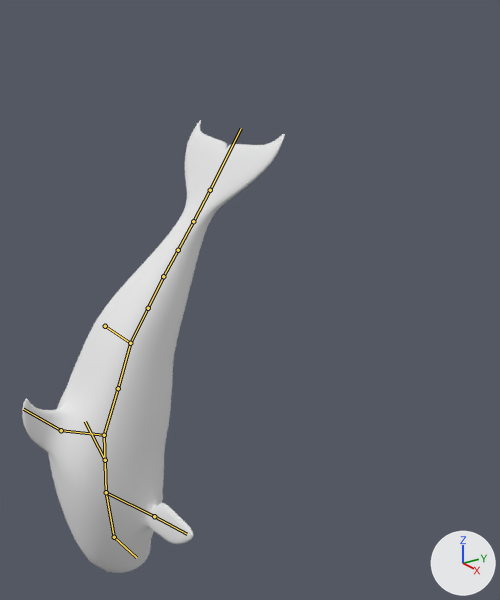
An edit to the Blender file Models/シャチ.blend, drawn before and after from the same camera.
Camera for both pictures: a camera (50 mm lens) standing at (16.96, -13.03, 9.59) and looking at (-0.03, -1.43, 2.07). Arrows for +X, +Y and +Z are at lower right; the lights stay in place. Both versions are drawn at frame 40 of the action 'Jump'; the numbers are the values there. The bones that bend it are drawn over the model as lines.
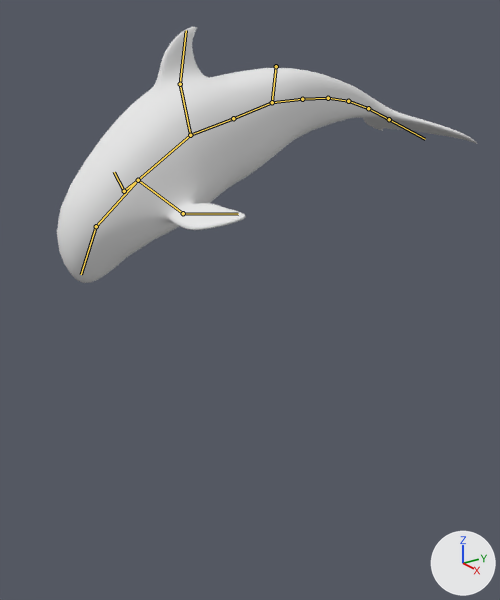
Boxes (x1, y1, x2, y2) around the edits, measured in the pictures (500 x 600 px):
```json
{"object": "Cube", "change": "posed", "before": [22, 120, 285, 573], "after": [57, 27, 477, 283], "on screen": "59% wider, 43% shorter"}
{"bone": "Bone", "before": "(105, 326) to (130, 343)", "after": "(276, 66) to (272, 102)"}
{"bone": "Bone.009", "before": "(148, 308) to (163, 276)", "after": "(302, 99) to (328, 98)"}
{"bone": "Bone.010", "before": "(163, 276) to (178, 250)", "after": "(328, 98) to (348, 101)"}
{"bone": "Bone.011", "before": "(178, 250) to (193, 221)", "after": "(348, 101) to (368, 108)"}
{"bone": "Bone.012", "before": "(193, 221) to (210, 190)", "after": "(368, 108) to (389, 119)"}
```

Scene script edits in JSON lines:
```json
{"block": "bone_bone", "where": "bone_bone = bpy.data.objects['アーマチュア'].pose.bones['Bone']"}
{"op": "set", "path": "bone_bone.location", "old": "(0.0, 1.15, -6.91)", "new": "(0.0, -7.13, -3.72)"}
{"op": "set", "path": "bone_bone.rotation_quaternion", "old": "(0.84, 0.543, 0.0, 0.0)", "new": "(0.995, 0.101, 0.0, 0.0)", "note": "degrees (66, 0, 0) -> degrees (12, 0, 0)"}
{"block": "bone_bone_009", "where": "bone_bone_009 = bpy.data.objects['アーマチュア'].pose.bones['Bone.009']  # child of 'Bone.008'"}
{"op": "set", "path": "bone_bone_009.rotation_quaternion", "old": "(1.0, 0.0, 0.0, 0.0)", "new": "(0.998, -0.038, 0.0, 0.0)", "note": "degrees (0, 0, 0) -> degrees (-4, 0, 0)"}
{"block": "bone_bone_010", "where": "bone_bone_010 = bpy.data.objects['アーマチュア'].pose.bones['Bone.010']  # child of 'Bone.009'"}
{"op": "set", "path": "bone_bone_010.rotation_quaternion", "old": "(1.0, 0.0, 0.0, 0.0)", "new": "(0.999, -0.03, 0.0, 0.0)", "note": "degrees (0, 0, 0) -> degrees (-3, 0, 0)"}
{"block": "bone_bone_011", "where": "bone_bone_011 = bpy.data.objects['アーマチュア'].pose.bones['Bone.011']  # child of 'Bone.010'"}
{"op": "set", "path": "bone_bone_011.rotation_quaternion", "old": "(1.0, 0.0, 0.0, 0.0)", "new": "(0.994, -0.09, 0.0, 0.0)", "note": "degrees (0, 0, 0) -> degrees (-10, 0, 0)"}
{"block": "bone_bone_012", "where": "bone_bone_012 = bpy.data.objects['アーマチュア'].pose.bones['Bone.012']  # child of 'Bone.011'"}
{"op": "set", "path": "bone_bone_012.rotation_quaternion", "old": "(1.0, 0.0, 0.0, 0.0)", "new": "(0.997, -0.063, 0.0, 0.0)", "note": "degrees (0, 0, 0) -> degrees (-7, 0, 0)"}
```
